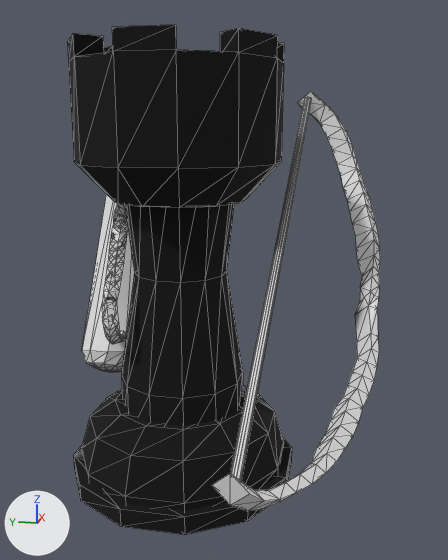
The glTF model models/archer_black.glb as it was, and as the next commit left it.
The view is the same before and after, from a 50 mm camera at (-0.324, -0.084, 0.197) aimed at (-0.007, -0.02, 0.117). The lights are fixed; the arrows at lower left show +X, +Y and +Z. Mesh edges are drawn as thin lines. Where no turn or scale is listed for an object, it has been applied to the vertices. Vertices at the same position are counted once.

Names of what the first picture shows: 'mesh1387755303', 'mesh1870908820', 'model.000', 'node_MeshObject-311993408-PolyPaper23'.
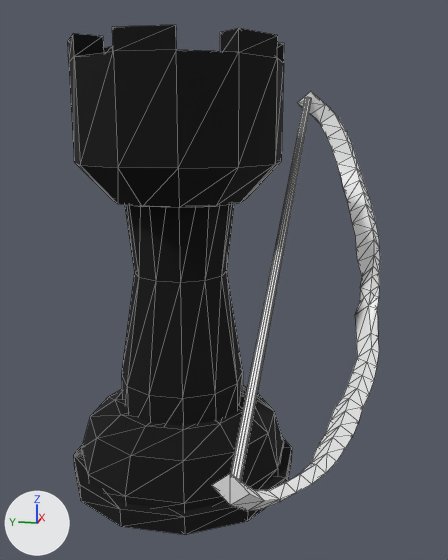
Pixel boxes (x1, y1, x2, y2) of what changed, in the pictures (448 x 560 px):
'model.000', recoloured (grey to white)
    both: (212, 91, 380, 511)
'mesh1870908820', deleted
    before: (82, 194, 135, 372)
'mesh1387755303', deleted
    before: (102, 204, 128, 344)

What changed in the scene script:
```text
Change mat_material:
    where n2 = _N.new('ShaderNodeMix'); n2.name = 'Mix'
    n2.inputs[7].default_value: (0.121, 0.0, 0.64, 1.0) -> (0.0968, 0.0, 0.512, 1.0)  # 'B', purple #6200d1 -> 'B', purple #5800be
Add mat_defaultmaterial:
    mat_defaultmaterial = bpy.data.materials.new('DefaultMaterial')
    mat_defaultmaterial.use_nodes = True; mat_defaultmaterial.node_tree.nodes.clear()
    _N = mat_defaultmaterial.node_tree.nodes; _L = mat_defaultmaterial.node_tree.links
    n0 = _N.new('ShaderNodeOutputMaterial'); n0.name = 'Material Output'
    n1 = _N.new('ShaderNodeBsdfPrincipled'); n1.name = 'Principled BSDF'
    n2 = _N.new('ShaderNodeVertexColor'); n2.name = 'Color Attribute'
    _L.new(n1.outputs[0], n0.inputs[0])  # 'BSDF' to 'Surface'
    _L.new(n2.outputs[0], n1.inputs[0])  # 'Color' to 'Base Color'
Change me_model_001:
    where me_model_001.from_pydata(...)  # 163 vertices, 320 faces; spans x -0.119..0.106, y -0.038..0.028, z -0.08..0.095
    used by ob_model_000
    me_model_001 part 1: vertex colours changed
    add me_model_001.materials.append(mat_defaultmaterial)
Remove ob_mesh1387755303:
    ob_mesh1387755303 = bpy.data.objects.new('mesh1387755303', me_mesh1387755303)
    ob_mesh1387755303.location = (0.0082, 0.0417, 0.1157)
Remove ob_mesh1870908820:
    ob_mesh1870908820 = bpy.data.objects.new('mesh1870908820', me_mesh1870908820)
    ob_mesh1870908820.location = (0.0082, 0.0417, 0.1157)
```
